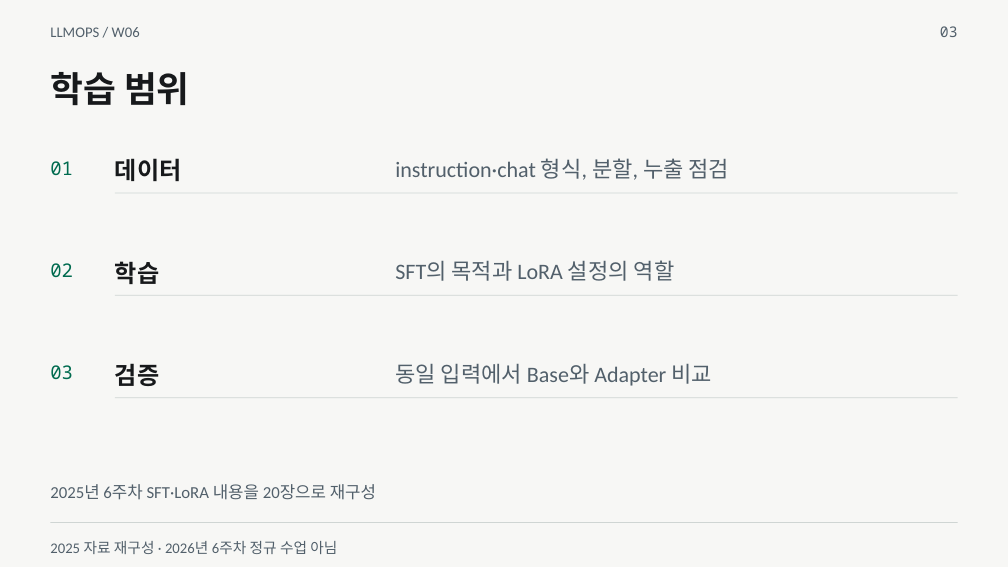
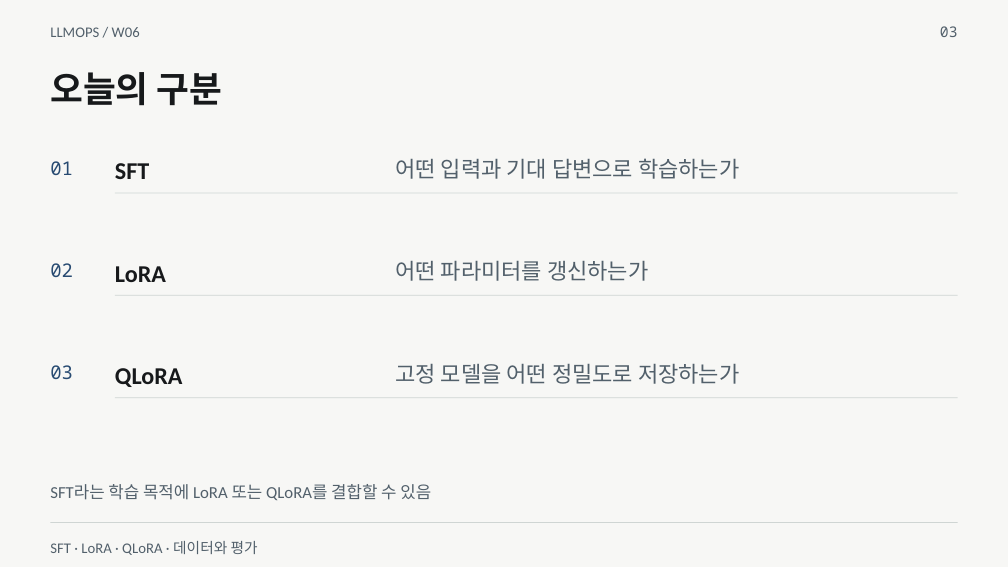
Before and after one commit to smilesjcha/llmops-16week, a slide deck: slide 3 of week06/lecture/06_week6_sft_lora_reference.pptx. Drawn at 1008x567 pixels with LibreOffice and Linux fonts; fonts in the diff are those of the drawing. Boxes give left, top, right and bottom in pixels: in the first picture for what was removed or moved away, otherwise in the second. Text is boxed around its words. In the diff, an @@ line names an element or a change of style, - is before the commit and + after.

```diff
--- a/week06/lecture/06_week6_sft_lora_reference.pptx
+++ b/week06/lecture/06_week6_sft_lora_reference.pptx
@@ text at [50,72,223,106]: text changed @@
-학습 범위
+오늘의 구분
@@ text at [115,163,149,179]: text changed @@
-데이터
+SFT
@@ text at [395,158,739,179]: text changed @@
-instruction·chat 형식, 분할, 누출 점검
+어떤 입력과 기대 답변으로 학습하는가
@@ text at [115,266,166,282]: text changed @@
-학습
+LoRA
@@ text at [395,261,648,281]: text changed @@
-SFT의 목적과 LoRA 설정의 역할
+어떤 파라미터를 갱신하는가
@@ text colour #006B4F to #284B72 in 3 elements at [50,161,73,175], [50,263,73,277], [50,365,73,379] @@
@@ text at [115,368,183,387]: text changed @@
-검증
+QLoRA
@@ text at [395,364,739,384]: text changed @@
-동일 입력에서 Base와 Adapter 비교
+고정 모델을 어떤 정밀도로 저장하는가
@@ text at [50,484,431,500]: text changed @@
-2025년 6주차 SFT·LoRA 내용을 20장으로 재구성
+SFT라는 학습 목적에 LoRA 또는 QLoRA를 결합할 수 있음
@@ text at [50,541,258,555]: text changed @@
-2025 자료 재구성 · 2026년 6주차 정규 수업 아님
+SFT · LoRA · QLoRA · 데이터와 평가
```
Also in this commit, not shown: 10 other slides changed, 21 slides added, 9 slides removed, 30 other files.
